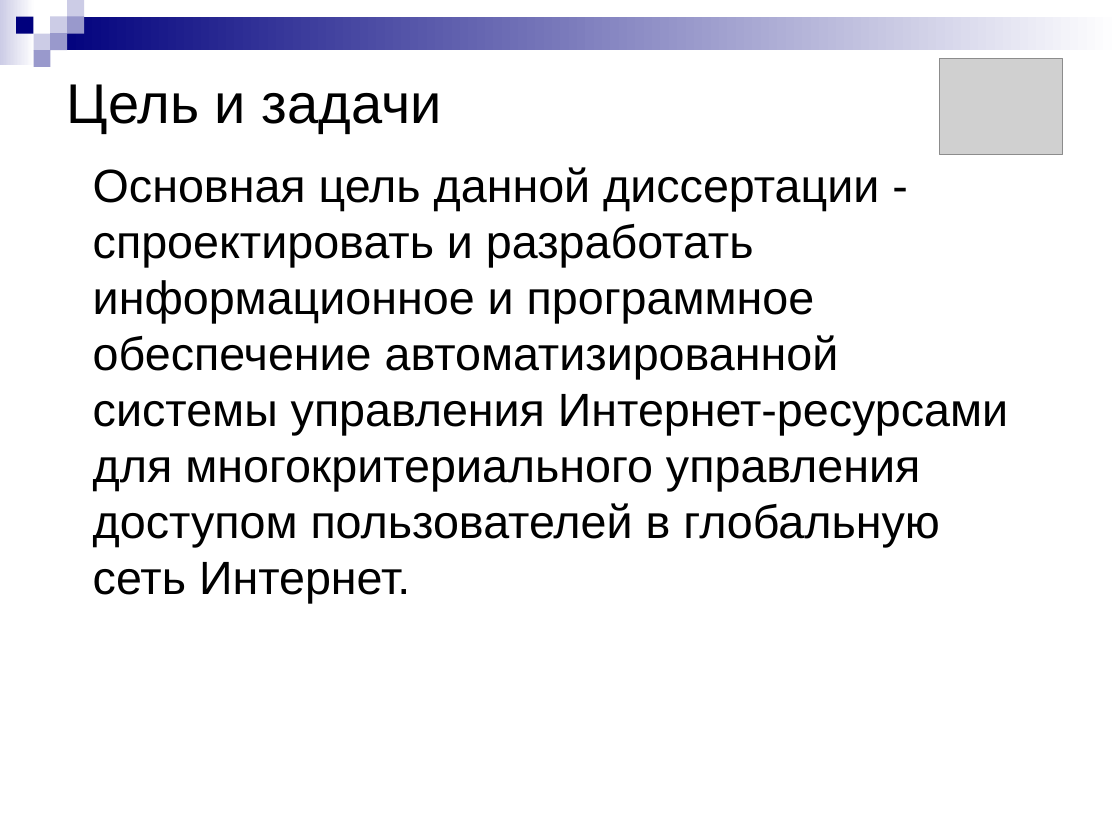
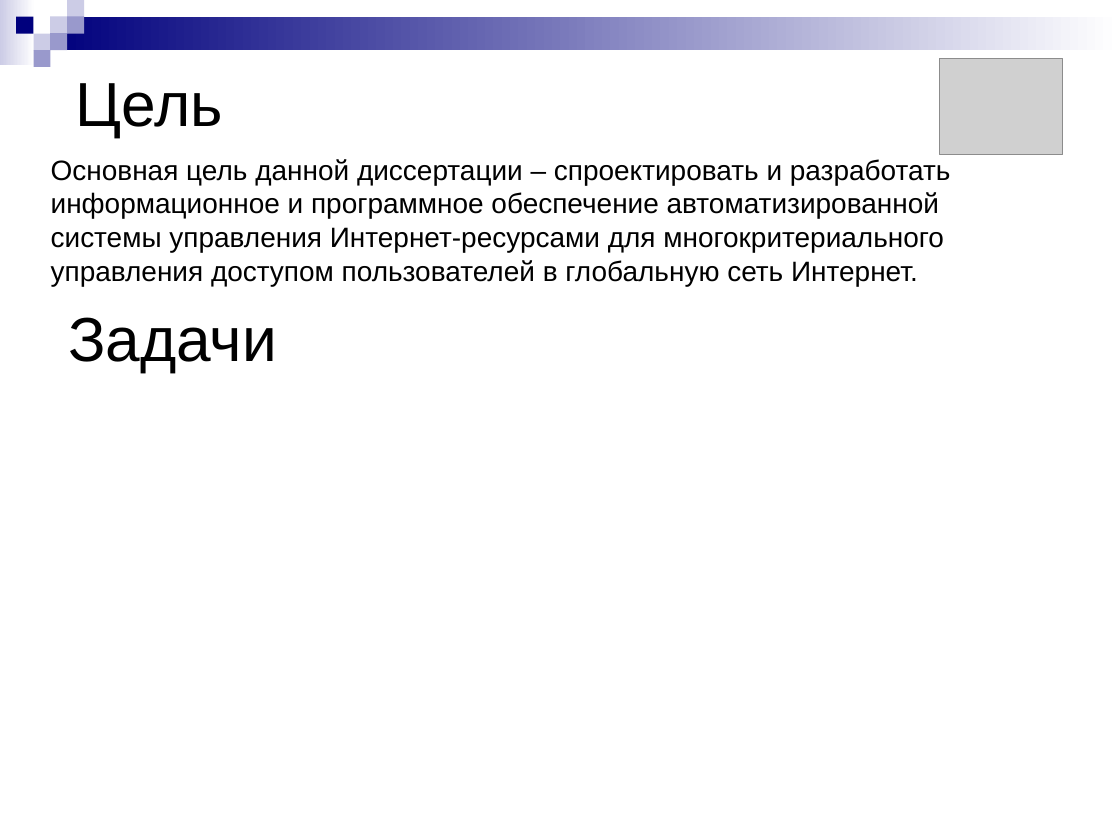
Before and after one commit to aricent123/cadbis, a slide deck: slide 2 of CADBiS_docs/DRypa/presentation.ppt. Drawn at 1120x840 pixels with LibreOffice and Linux fonts; fonts in the diff are those of the drawing; grey boxes stand for pictures. Boxes give left, top, right and bottom in pixels: in the first picture for what was removed or moved away, otherwise in the second. Text is boxed around its words. In the diff, an @@ line names an element or a change of style, - is before the commit and + after.

```diff
--- a/CADBiS_docs/DRypa/presentation.ppt
+++ b/CADBiS_docs/DRypa/presentation.ppt
@@ title at bbox=[76, 83, 223, 137]: text changed; size 36 to 40 pt @@
-Цель и задачи
+Цель
@@ text "Основная цель данной диссертации – ..." at bbox=[51, 159, 951, 286]: vertical alignment top to middle @@
@@ text at bbox=[51, 159, 951, 286]: text changed; size 30 to 18 pt @@
-Основная цель данной диссертации - спроектировать и разработать информационное и программное обеспечение автоматизированной системы управления Интернет-ресурсами для многокритериального управления доступом пользователей в глобальную сеть Интернет.
+Основная цель данной диссертации – спроектировать и разработать
+информационное и программное обеспечение автоматизированной
+системы управления Интернет-ресурсами для многокритериального
+управления доступом пользователей в глобальную сеть Интернет.
@@ text added at bbox=[68, 317, 277, 372], 40 pt, text #000000 @@
+Задачи
```
Also in this commit, not shown: 2 other slides changed.
